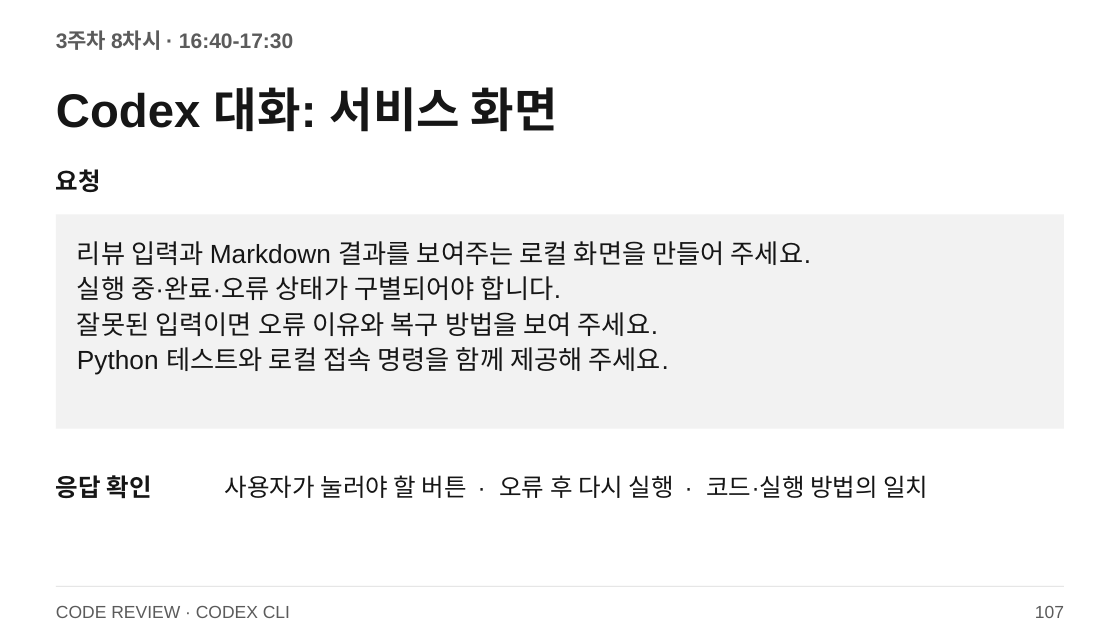
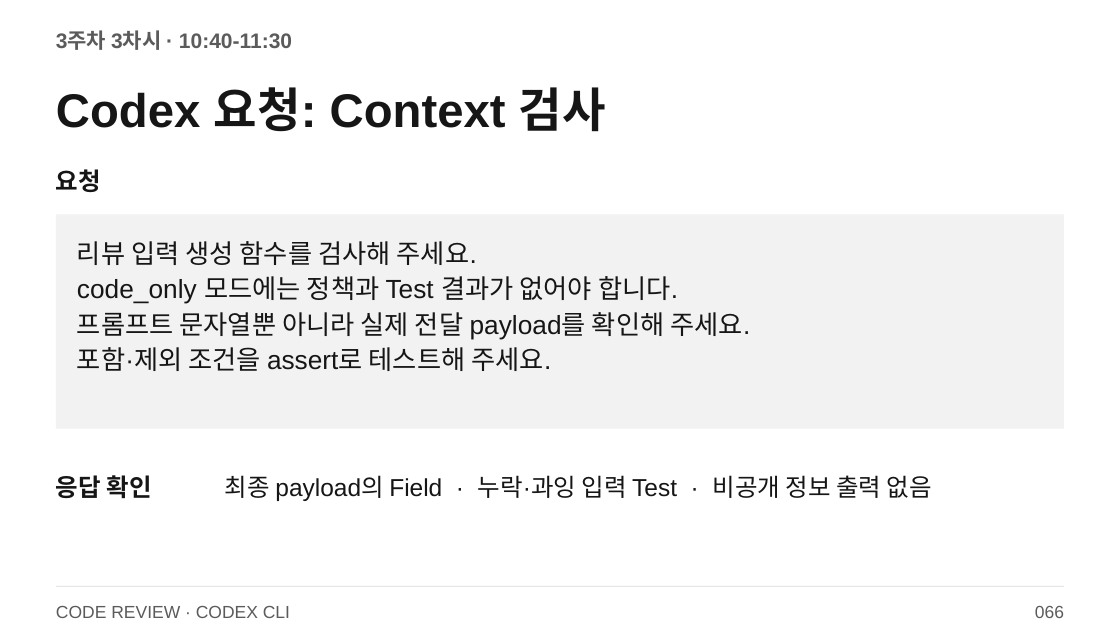
Before and after one commit to smilesjcha/llm-agent-and-workflow-automation, a slide deck: slide 66 of slides/IPA_LLM_Agent_업무자동화_Day3_2026_CODEX_CLI.pptx (slide 107 before the commit). Drawn at 1120x630 pixels with LibreOffice and Linux fonts; fonts in the diff are those of the drawing. Boxes give left, top, right and bottom in pixels: in the first picture for what was removed or moved away, otherwise in the second. Text is boxed around its words. In the diff, an @@ line names an element or a change of style, - is before the commit and + after.

```diff
--- a/slides/IPA_LLM_Agent_업무자동화_Day3_2026_CODEX_CLI.pptx
+++ b/slides/IPA_LLM_Agent_업무자동화_Day3_2026_CODEX_CLI.pptx
@@ text at (56, 31, 292, 50): text changed @@
-3주차 8차시 · 16:40-17:30
+3주차 3차시 · 10:40-11:30
@@ text at (56, 87, 606, 132): text changed @@
-Codex 대화: 서비스 화면
+Codex 요청: Context 검사
@@ text at (77, 241, 750, 371): text changed @@
-리뷰 입력과 Markdown 결과를 보여주는 로컬 화면을 만들어 주세요.
-실행 중·완료·오류 상태가 구별되어야 합니다.
-잘못된 입력이면 오류 이유와 복구 방법을 보여 주세요.
-Python 테스트와 로컬 접속 명령을 함께 제공해 주세요.
+리뷰 입력 생성 함수를 검사해 주세요.
+code_only 모드에는 정책과 Test 결과가 없어야 합니다.
+프롬프트 문자열뿐 아니라 실제 전달 payload를 확인해 주세요.
+포함·제외 조건을 assert로 테스트해 주세요.
@@ text at (225, 475, 932, 501): text changed @@
-사용자가 눌러야 할 버튼 · 오류 후 다시 실행 · 코드·실행 방법의 일치
+최종 payload의 Field · 누락·과잉 입력 Test · 비공개 정보 출력 없음
@@ text at (1035, 606, 1064, 618): text changed @@
-107
+066
```
Also in this commit, not shown: 70 other slides changed, 98 slides added, 13 slides removed, 27 other files.
